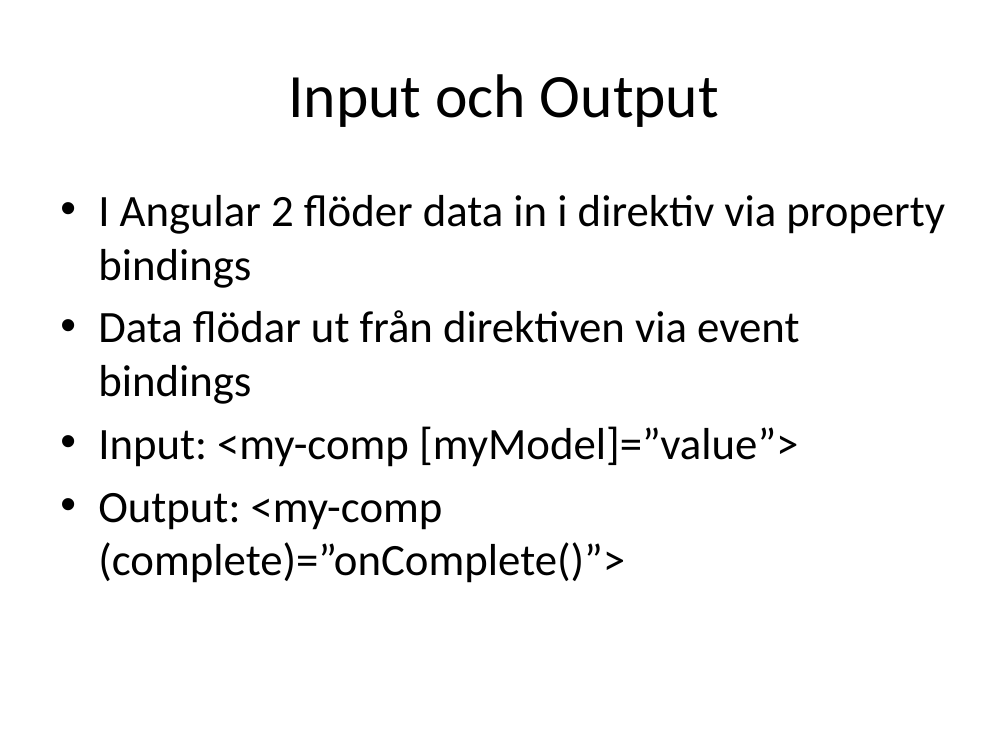
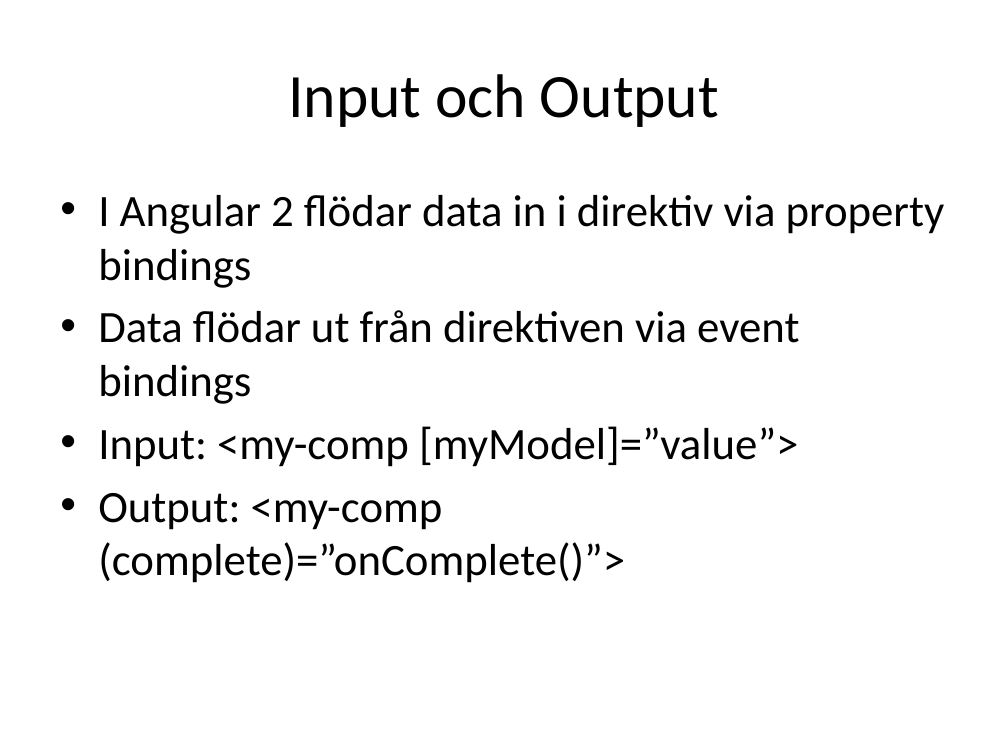
Before and after one commit to Omegapoint/ng2-workshop, a slide deck: slide 9 of docs/Angular 2.pptx. Drawn at 1008x756 pixels with LibreOffice and Linux fonts; fonts in the diff are those of the drawing. Boxes give left, top, right and bottom in pixels: in the first picture for what was removed or moved away, otherwise in the second. Text is boxed around its words. In the diff, an @@ line names an element or a change of style, - is before the commit and + after.

Commit message:
presentation

```diff
--- a/docs/Angular 2.pptx
+++ b/docs/Angular 2.pptx
@@ text at <box>98,195,945,288</box>: text changed @@
-• I Angular 2 flöder data in i direktiv via property bindings
+• I Angular 2 flödar data in i direktiv via property bindings
```
Also in this commit, not shown: 1 other slide changed.
